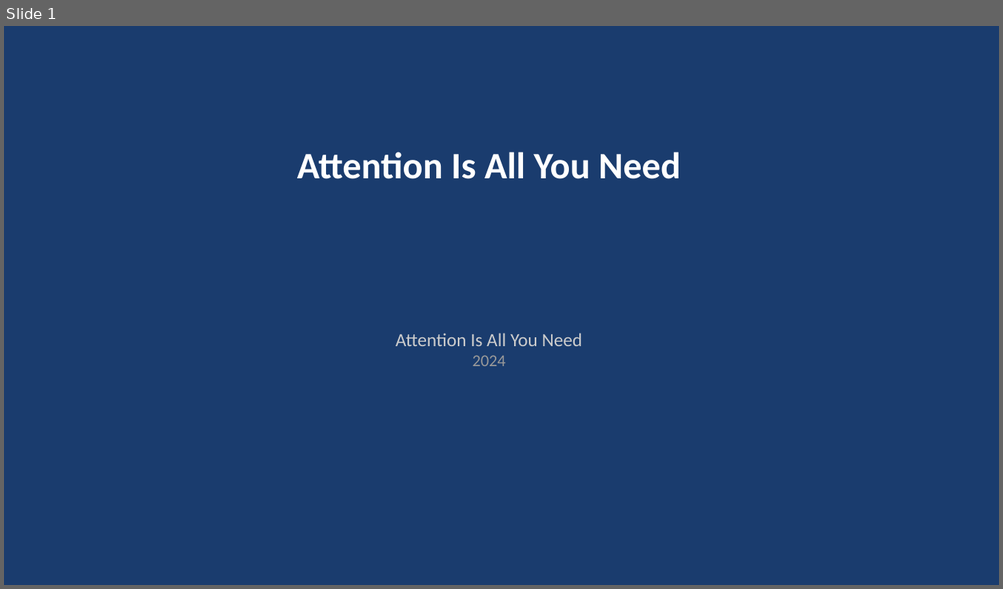
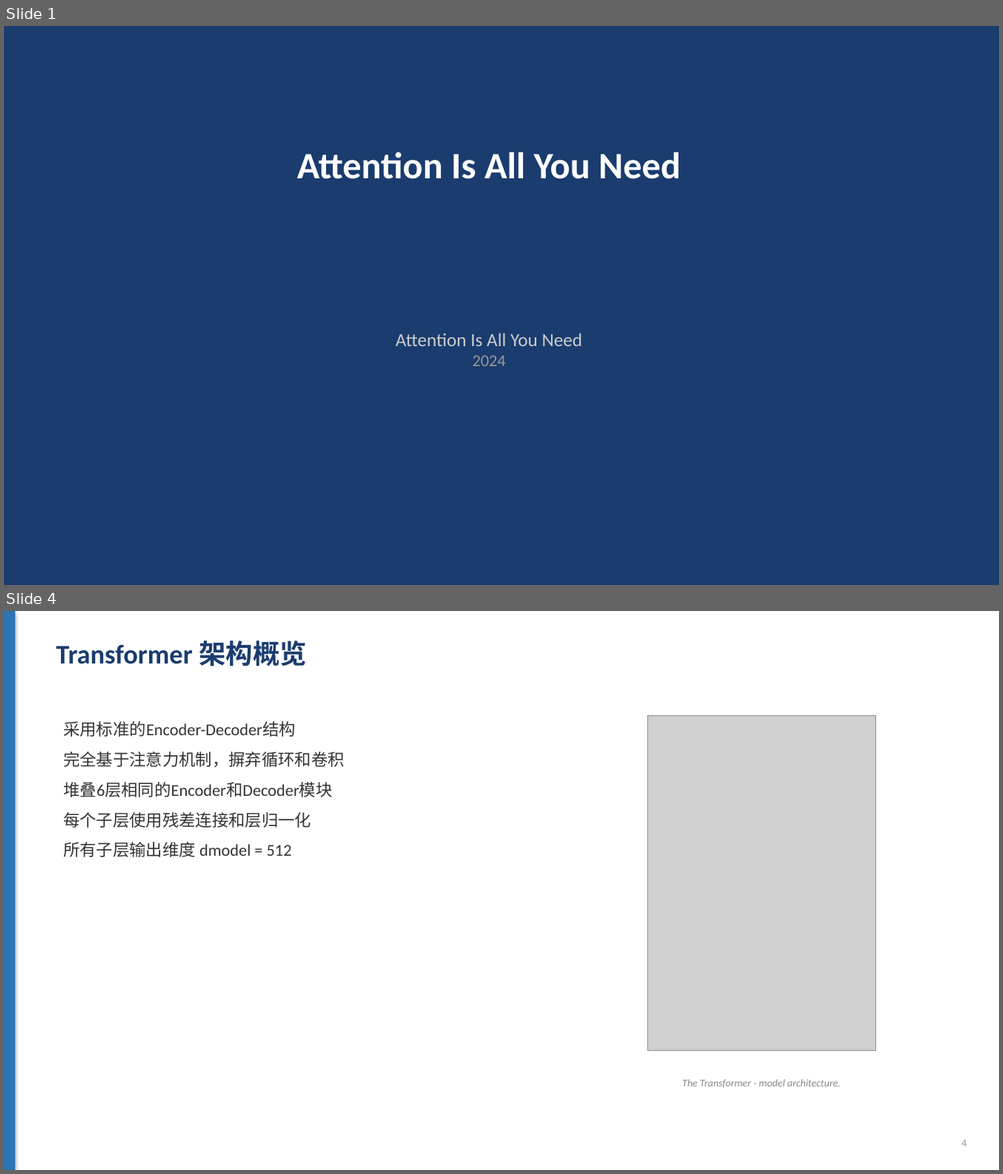
Before and after one commit to bcefghj/scholarflow, a slide deck: examples/attention_is_all_you_need/slides.pptx. Shown one above the other, each under a label of ours: slide 1 before the commit, slides 1 and 4 after it; the slides between them are not shown. The pictures are 1003x589 and 1003x1174 pixels, drawn with LibreOffice and Linux fonts; fonts in the diff are those of the drawing; grey boxes stand for pictures. Boxes give left, top, right and bottom in pixels: in the first picture for what was removed or moved away, otherwise in the second. Text is boxed around its words. In the diff, an @@ line names an element or a change of style, - is before the commit and + after.

```diff
--- a/examples/attention_is_all_you_need/slides.pptx
+++ b/examples/attention_is_all_you_need/slides.pptx
@@ slide 4 added at (x1=4, y1=611, x2=999, y2=1170), background #FFFFFF @@
@@ rectangle added at (x1=4, y1=611, x2=15, y2=1170), fill #2E75B6 @@
@@ text added at (x1=56, y1=641, x2=307, y2=667), 26 pt, text #1A3C6E, bold @@
+Transformer 架构概览
@@ text added at (x1=63, y1=721, x2=344, y2=857), 16 pt, text #333333 @@
+采用标准的Encoder-Decoder结构
+完全基于注意力机制，摒弃循环和卷积
+堆叠6层相同的Encoder和Decoder模块
+每个子层使用残差连接和层归一化
+所有子层输出维度 dmodel = 512
@@ picture added at (x1=647, y1=715, x2=875, y2=1051) @@
@@ text added at (x1=682, y1=1079, x2=840, y2=1088), 10 pt, text #888888, italic @@
+The Transformer - model architecture.
@@ text added at (x1=961, y1=1140, x2=966, y2=1147), 10 pt, text #999999 @@
+4
```
Also in this commit, not shown: 8 slides changed, 4 other slides added, 4 slides removed, 39 other files.
